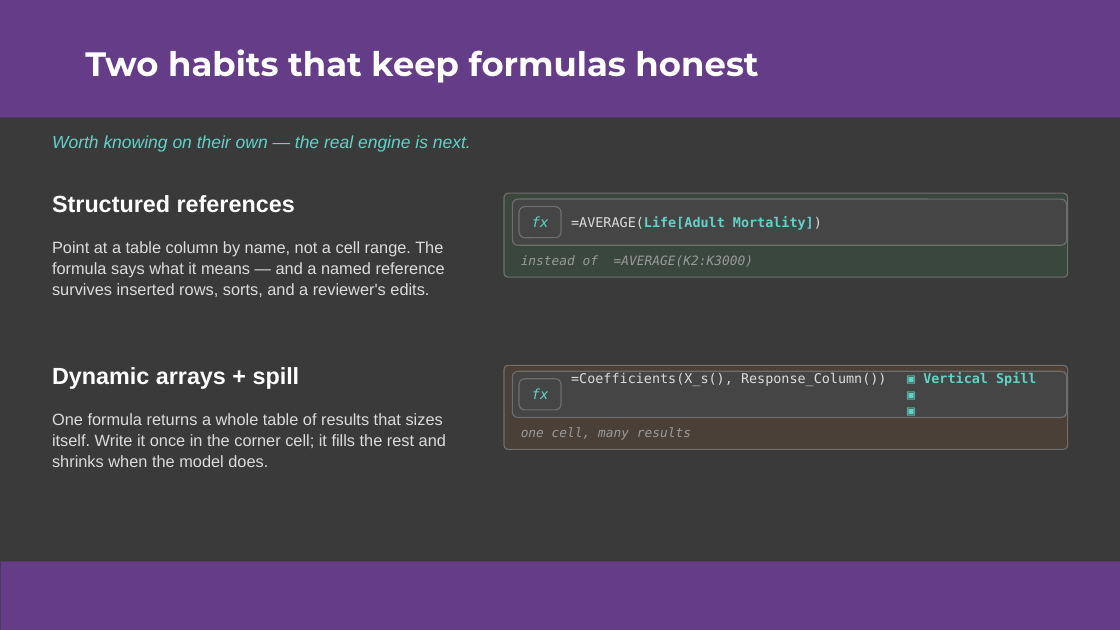
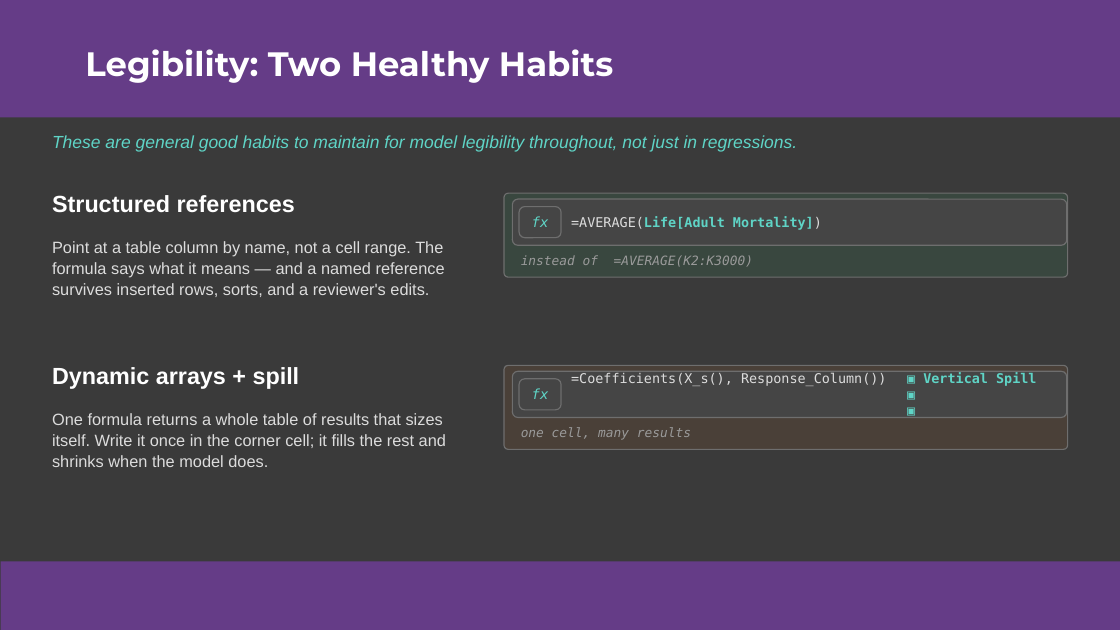
Before and after one commit to colodnerdata/Statistical_Analysis_Lambda_Catalog, a slide deck: slide 4 of Presentations/Excel is Turing Complete CECOP Colodner.pptx (slide 5 before the commit). Drawn at 1120x630 pixels with LibreOffice and Linux fonts; fonts in the diff are those of the drawing. Boxes give left, top, right and bottom in pixels: in the first picture for what was removed or moved away, otherwise in the second. Text is boxed around its words. In the diff, an @@ line names an element or a change of style, - is before the commit and + after.

```diff
--- a/Presentations/Excel is Turing Complete CECOP Colodner.pptx
+++ b/Presentations/Excel is Turing Complete CECOP Colodner.pptx
@@ title at [85,49,613,83]: text changed @@
-Two habits that keep formulas honest
+Legibility: Two Healthy Habits
@@ text at [52,135,797,152]: text changed @@
-Worth knowing on their own — the real engine is next.
+These are general good habits to maintain for model legibility throughout, not just in regressions.
```
Also in this commit, not shown: 23 other slides changed, 5 slides added, 3 other files.
